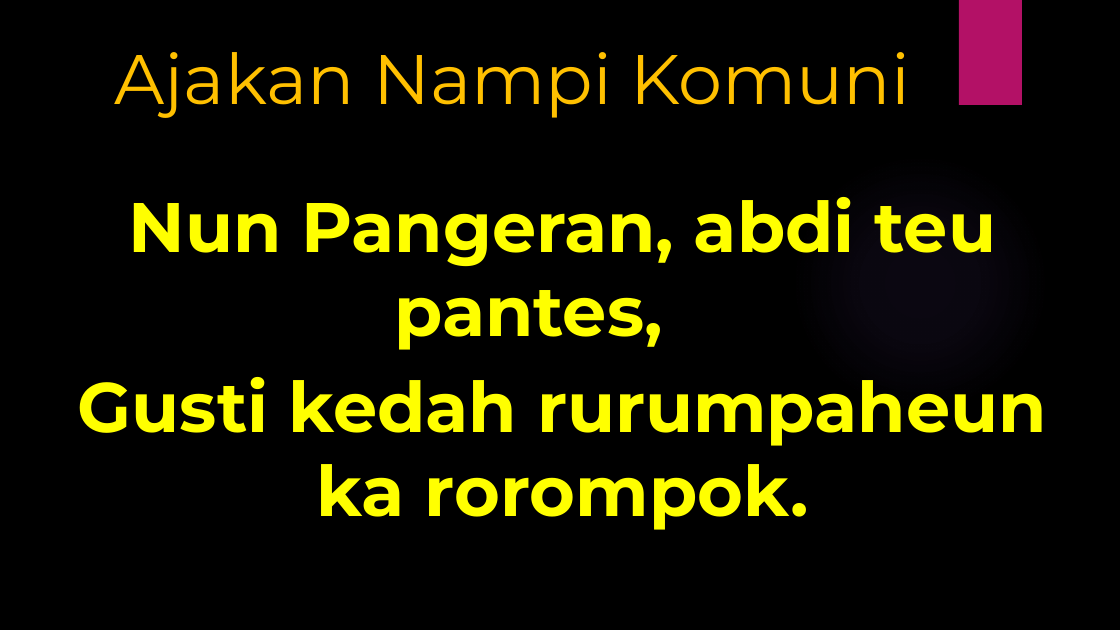
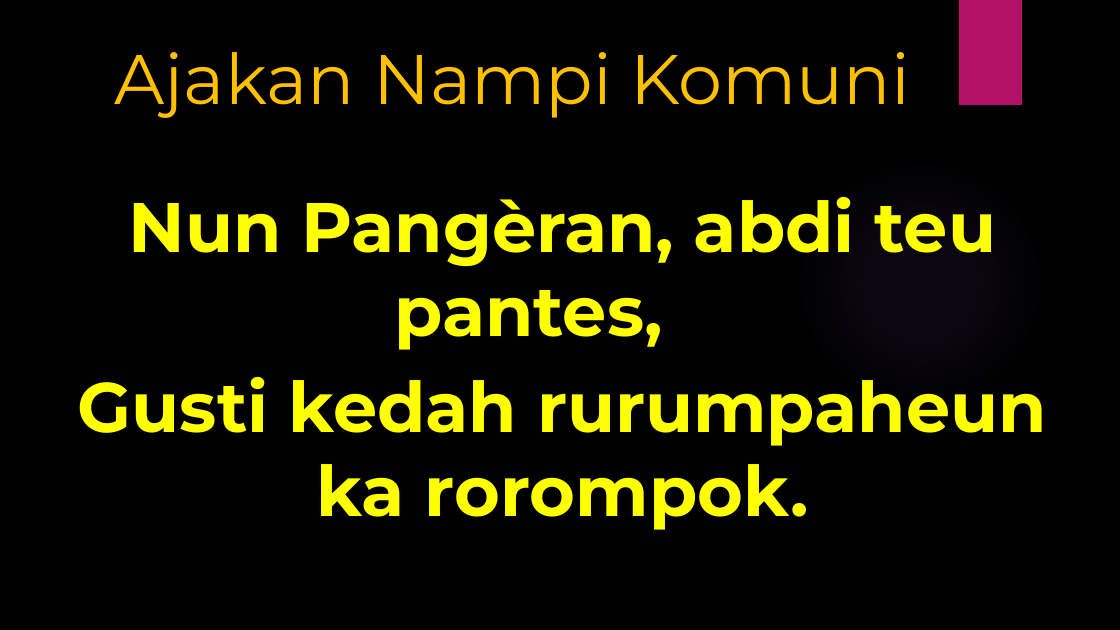
Before and after one commit to laurensius/Slide_Misa_KRC, a slide deck: slide 48 of 2020 12 tanggal 19 - 20/Slide Misa Bahasa Sunda.pptx. Drawn at 1120x630 pixels with LibreOffice and Linux fonts; fonts in the diff are those of the drawing; background and template pictures are left out. Boxes give left, top, right and bottom in pixels: in the first picture for what was removed or moved away, otherwise in the second. Text is boxed around its words. In the diff, an @@ line names an element or a change of style, - is before the commit and + after.

```diff
--- a/2020 12 tanggal 19 - 20/Slide Misa Bahasa Sunda.pptx
+++ b/2020 12 tanggal 19 - 20/Slide Misa Bahasa Sunda.pptx
@@ text at box(129, 197, 997, 350): text changed @@
-Nun Pangeran, abdi teu pantes,
+Nun Pangèran, abdi teu pantes,
```
Also in this commit, not shown: 11 other slides changed, 1 slide added, 1 slide removed, 9 other files.
